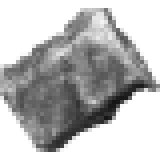
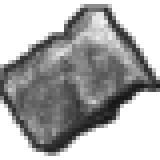
Layers edited between the first and the second w=160, h=160 image:
added layer "outline" above "Pasted Layer" over <box>0,4,160,156</box>
